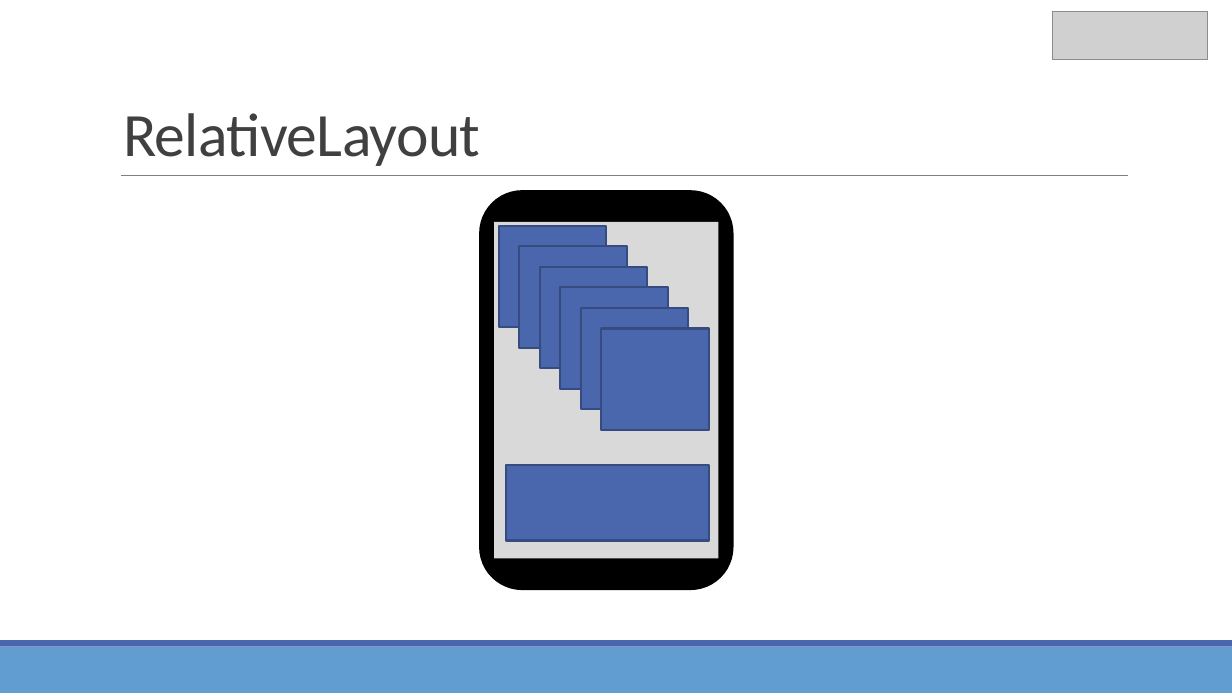
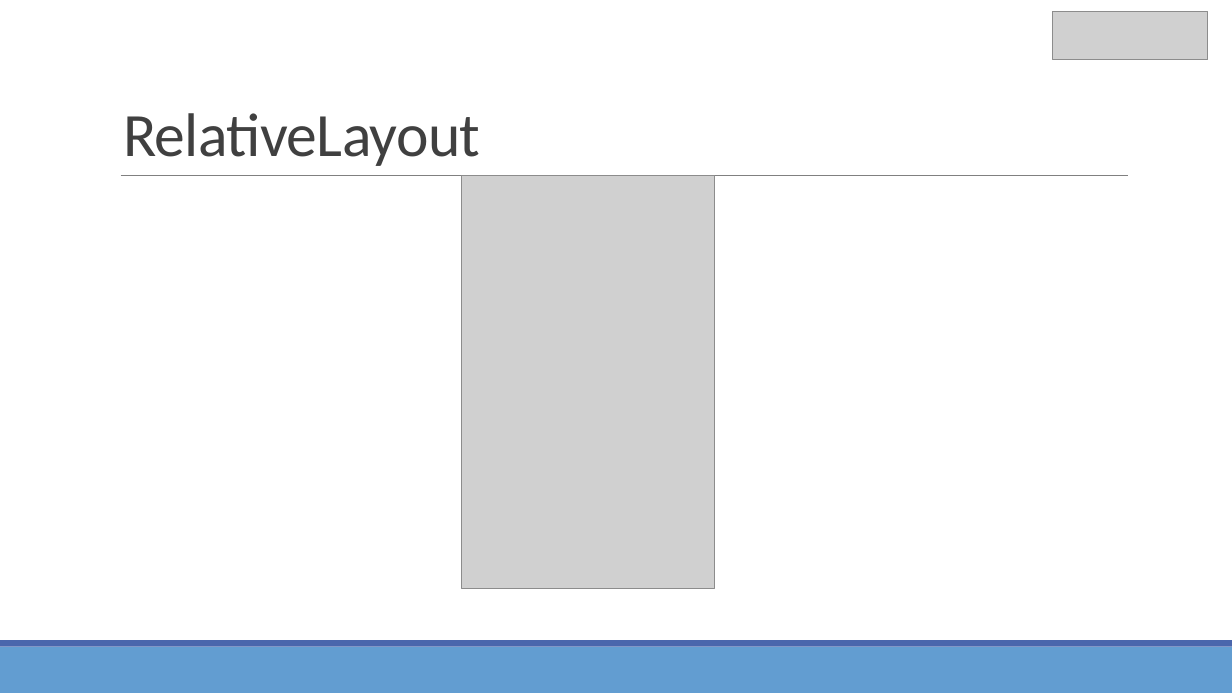
Before and after one commit to Domiciano/AppMoviles191, a slide deck: slide 31 of Clase 1/Clase 1.pptx. Drawn at 1232x693 pixels with LibreOffice and Linux fonts; fonts in the diff are those of the drawing; grey boxes stand for pictures. Boxes give left, top, right and bottom in pixels: in the first picture for what was removed or moved away, otherwise in the second. Text is boxed around its words. In the diff, an @@ line names an element or a change of style, - is before the commit and + after.

```diff
--- a/Clase 1/Clase 1.pptx
+++ b/Clase 1/Clase 1.pptx
@@ picture added at [462,176,715,589] @@
@@ rounded rectangle removed at [480,191,733,589] @@
@@ rectangle removed at [494,222,718,558] @@
@@ rectangle removed at [499,225,606,326] @@
@@ rectangle removed at [519,246,626,347] @@
@@ rectangle removed at [540,267,647,368] @@
@@ rectangle removed at [561,287,668,388] @@
@@ rectangle removed at [580,308,687,409] @@
@@ rectangle removed at [601,329,708,430] @@
@@ rectangle removed at [506,466,708,541] @@
```
Also in this commit, not shown: 5 other slides changed, 3 other files.
